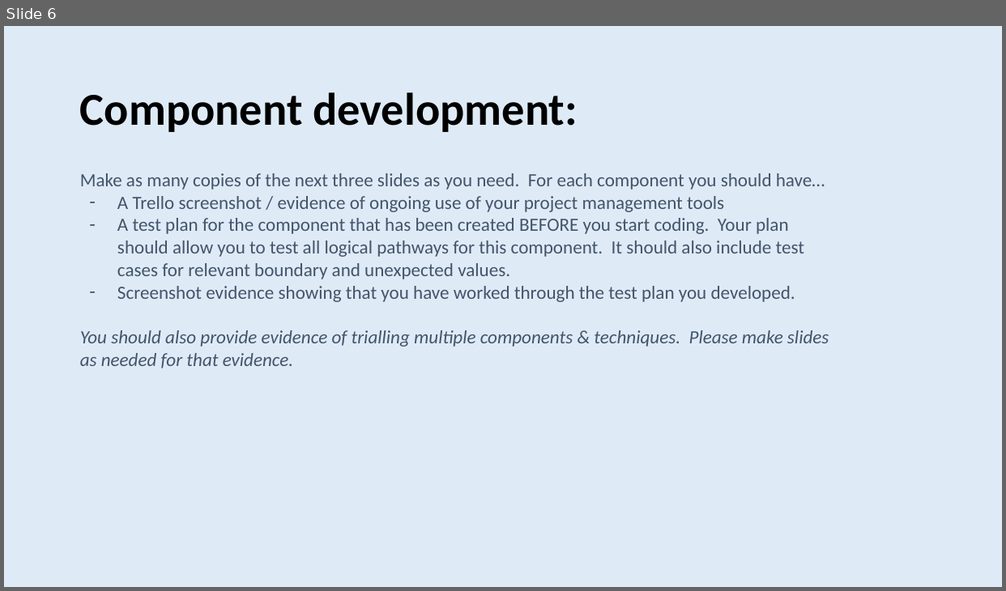
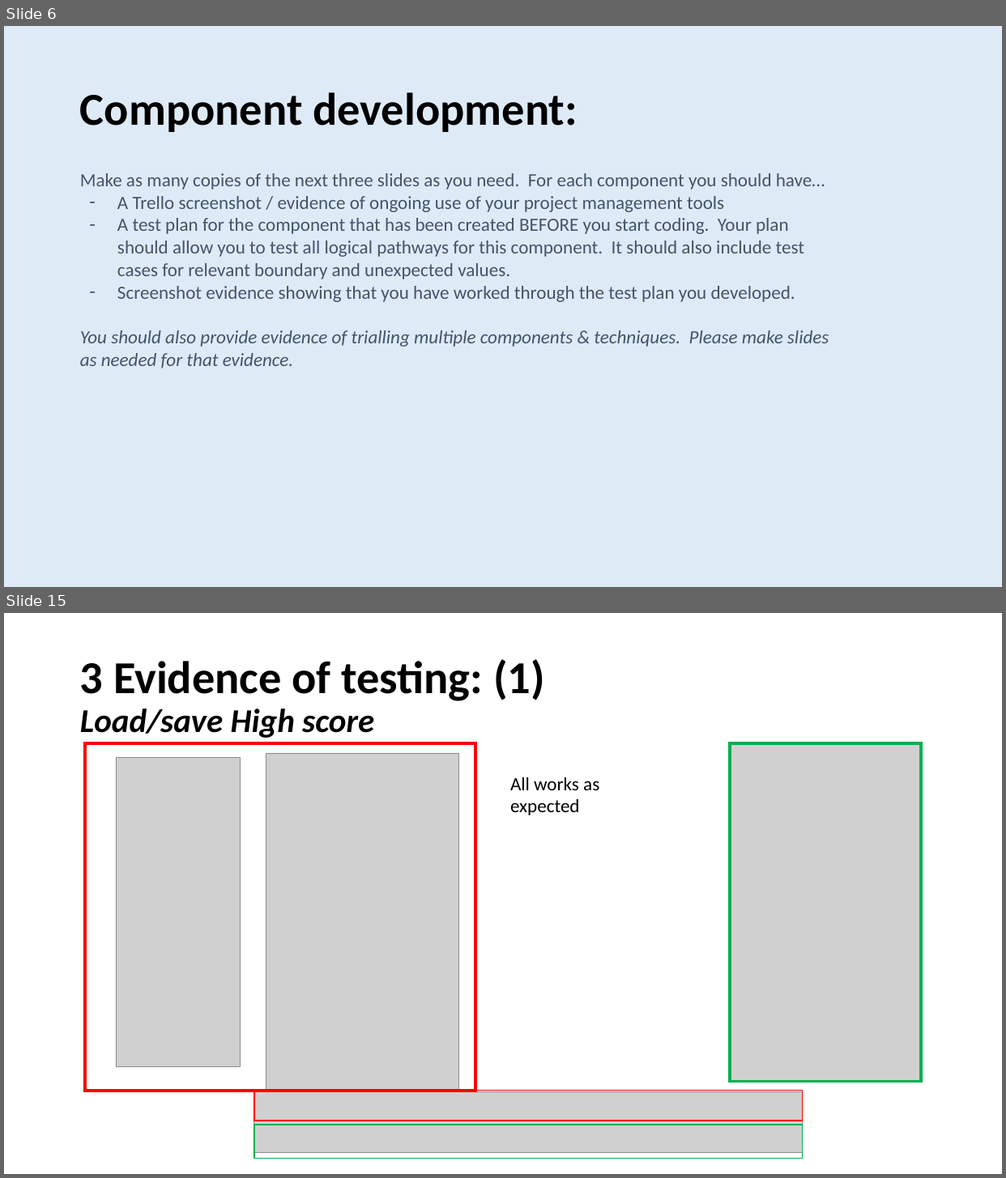
Before and after one commit to Samuel-Burgess/CS-Assesment-Programming, a slide deck: Documentation/3.7 and 3.8 Documentation Samuel Burgess.pptx. Shown one above the other, each under a label of ours: slide 6 before the commit, slides 6 and 15 after it; the slides between them are not shown. The pictures are 1006x591 and 1006x1178 pixels, drawn with LibreOffice and Linux fonts; fonts in the diff are those of the drawing; grey boxes stand for pictures. Boxes give left, top, right and bottom in pixels: in the first picture for what was removed or moved away, otherwise in the second. Text is boxed around its words. In the diff, an @@ line names an element or a change of style, - is before the commit and + after.

```diff
--- a/Documentation/3.7 and 3.8 Documentation Samuel Burgess.pptx
+++ b/Documentation/3.7 and 3.8 Documentation Samuel Burgess.pptx
@@ slide 15 added at [4,613,1002,1174], background #FFFFFF @@
@@ title added at [80,659,545,738], 44 pt, text #000000, bold @@
+3 Evidence of testing: (1)
+Load/save High score
@@ rectangle added at [86,743,476,1091], outline #FF0000 3 pt @@
@@ picture added at [117,757,241,1067] @@
@@ picture added at [266,753,459,1091] @@
@@ picture added at [730,743,920,1082] @@
@@ rectangle added at [730,743,920,1082], outline #00B050 3 pt @@
@@ text added at [510,777,599,815], 18 pt, text #000000 @@
+All works as expected
@@ picture added at [254,1093,802,1152] @@
@@ rectangle added at [254,1091,802,1121], outline #FF0000 1 pt @@
@@ rectangle added at [254,1125,802,1159], outline #00B050 1 pt @@
```
Also in this commit, not shown: 4 slides changed, 32 other slides added, 1 slide removed, 4 other files.
